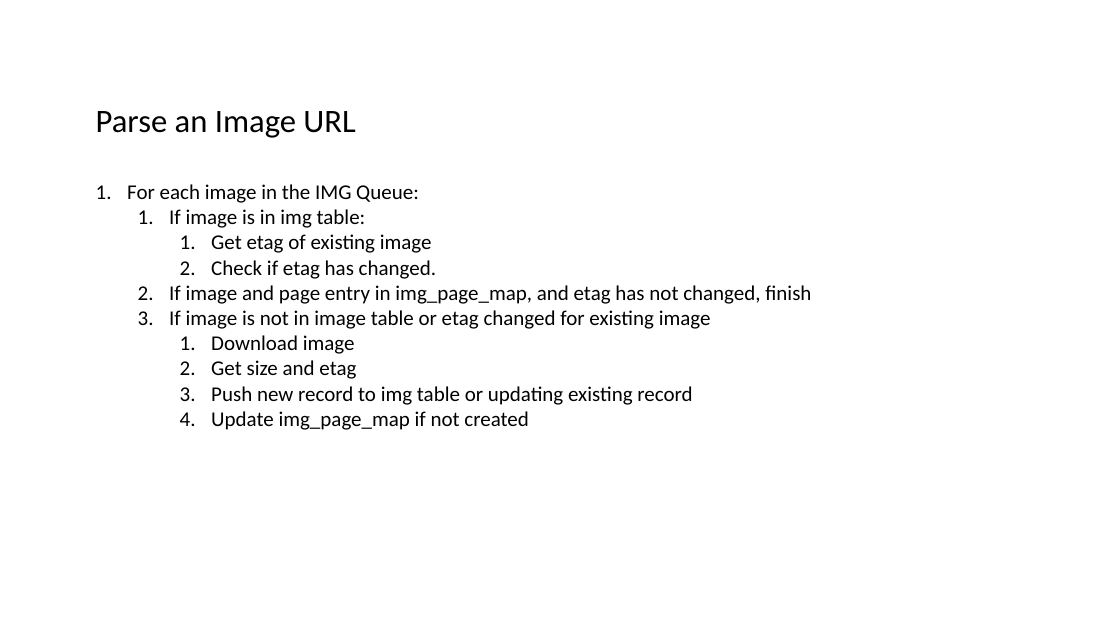
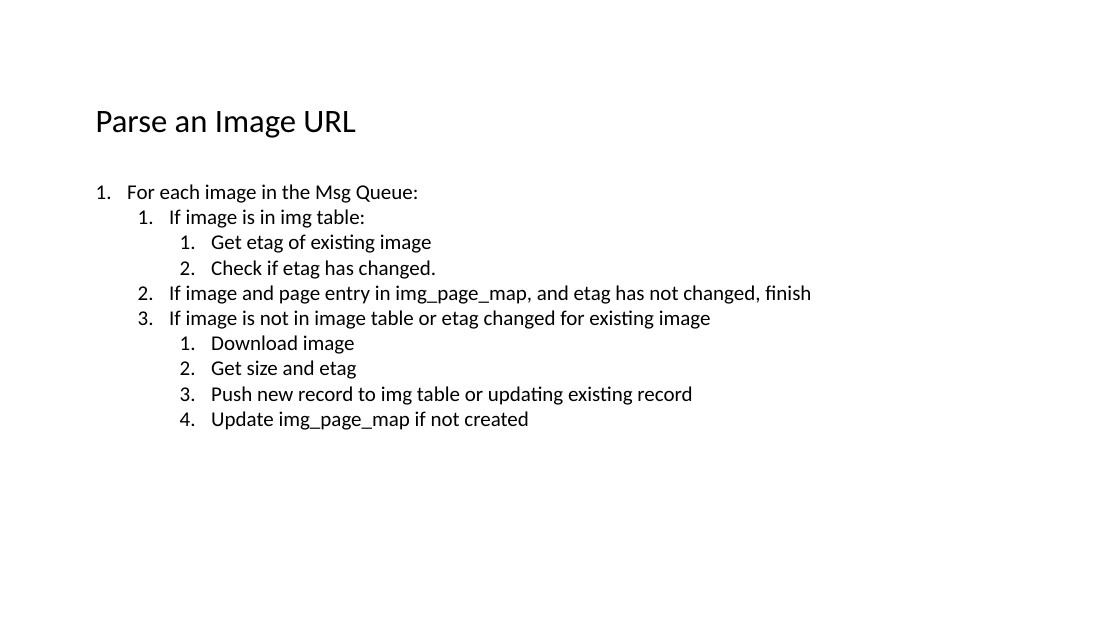
Before and after one commit to datim/squid, a slide deck: slide 6 of docs/design.pptx. Drawn at 1120x630 pixels with LibreOffice and Linux fonts; fonts in the diff are those of the drawing. Boxes give left, top, right and bottom in pixels: in the first picture for what was removed or moved away, otherwise in the second. Text is boxed around its words. In the diff, an @@ line names an element or a change of style, - is before the commit and + after.

```diff
--- a/docs/design.pptx
+++ b/docs/design.pptx
@@ text at (127, 184, 419, 203): text changed @@
-1. For each image in the IMG Queue:
+1. For each image in the Msg Queue:
```
Also in this commit, not shown: 3 other slides changed, 11 other files.
